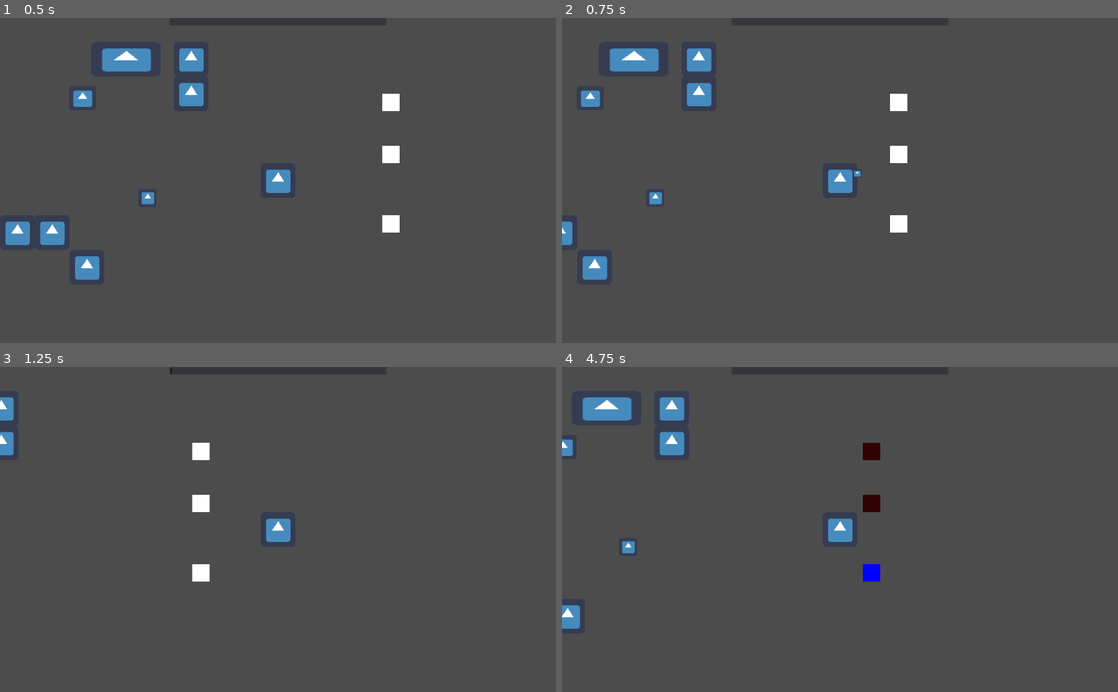
Above: before the commit, frames 1-4 (two rows, left to right).
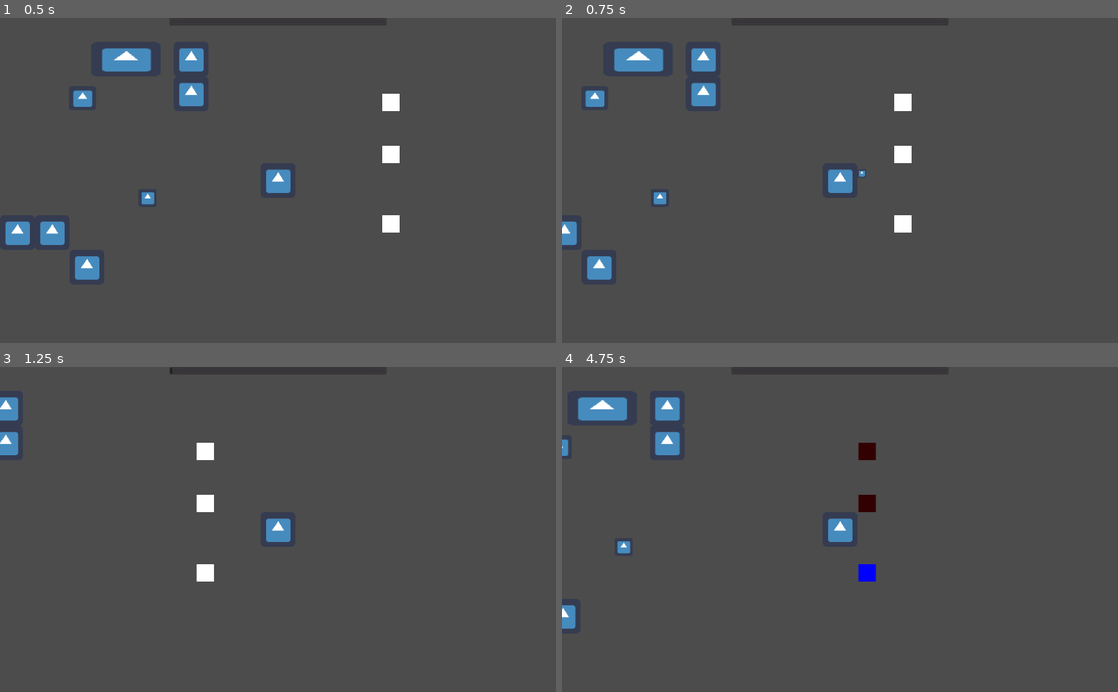
Above: after the commit, the same moments.

Repository: ljweeks/KSU_Fall2022GameJam
Game: Godot game, scene res://test.tscn
Same seed, same stepped clock (60 frames per second), same inputs: the game is played once before the commit and once after it. The engine's default icon, where the game draws it, is replaced by a stand-in: a white triangle on a blue panel in a dark square.
Inputs (mouse positions are in pixels of both pictures, inside the frame that each line leads up to):
- Up to frame 1 (0.5 s): no input
- Up to frame 2 (0.75 s): tap Enter at 0.5 s; move the mouse to (962, 164) at 0.52 s; hold D (player_right) from 0.53 s (still down); click (962, 164) at 0.6 s
- Up to frame 3 (1.25 s): keep holding D (player_right)
- Up to frame 4 (4.75 s): move the mouse to (728, 545) at 1.27 s; release D (player_right) at 1.28 s; hold S (player_down) 1.28-2.03 s; right-click (728, 545) at 1.35 s; move the mouse to (895, 458) at 2.02 s; hold D (player_right) 2.03-2.78 s; click (895, 458) at 2.1 s; move the mouse to (812, 594) at 2.77 s; hold W (player_up) 2.78-3.53 s; right-click (812, 594) at 2.85 s; tap Space at 3.5 s; move the mouse to (1006, 578) at 3.52 s; hold A (player_left) from 3.53 s (still down); click (1006, 578) at 3.6 s; move the mouse to (673, 480) at 4.27 s; right-click (673, 480) at 4.35 s

Frame 1 is identical in both runs. In frame 2, 1.3% of the frame differs, in the area x 0-63%, y 9-81%; in frame 3, 0.5%; in frame 4, 1.1%.

Commit message:
shader stuff

Diff:
--- /dev/null
+++ b/MiscResources/HeatShader.gdshader
@@ -0,0 +1,25 @@
+shader_type canvas_item;
+
+uniform float heat: hint_range(-1.0, 1.0) = 1;
+uniform vec4 heat_color: hint_color = vec4(1.0);
+uniform vec4 cold_color: hint_color = vec4(1.0);
+
+void fragment()
+{
+	float speed = clamp(heat, 0.0, 1.0);
+	float amount = clamp(heat, 0.0, 1.0)/200.0;
+	float flash_modifier = abs(heat) * (sin(TIME * 5.0)/4.0 + 0.5);
+
+	float x = sin((TIME + UV.y) * speed);
+	vec2 grid_uv = UV + vec2(x * amount, 0.0);
+
+	vec4 text = texture(TEXTURE, grid_uv);
+
+	if (speed > 0.0)
+		text.rgb = mix(text.rgb, heat_color.rgb, flash_modifier);
+	else if (heat < 0.0)
+		text.rgb = mix(text.rgb, cold_color.rgb, flash_modifier);
+
+	if (grid_uv.x < 0.0 || grid_uv.x > 1.0) COLOR = vec4(0, 0, 0, 0);
+	else COLOR = text;
+}
--- /dev/null
+++ b/MiscResources/font select.tres
@@ -0,0 +1,8 @@
+[gd_resource type="StyleBoxFlat" format=2]
+
+[resource]
+bg_color = Color( 0, 0.254902, 0.603922, 1 )
+skew = Vector2( 0.2, 0 )
+border_width_left = 20
+border_width_bottom = 5
+border_color = Color( 1, 1, 1, 1 )
--- /dev/null
+++ b/MiscResources/hacker_font.tres
@@ -0,0 +1,7 @@
+[gd_resource type="DynamicFont" load_steps=2 format=2]
+
+[ext_resource path="res://MiscResources/MadHacker-Yjz8.ttf" type="DynamicFontData" id=1]
+
+[resource]
+size = 60
+font_data = ExtResource( 1 )
--- /dev/null
+++ b/MiscResources/heat_material.tres
@@ -0,0 +1,9 @@
+[gd_resource type="ShaderMaterial" load_steps=2 format=2]
+
+[ext_resource path="res://MiscResources/HeatShader.gdshader" type="Shader" id=1]
+
+[resource]
+shader = ExtResource( 1 )
+shader_param/heat = 1.0
+shader_param/heat_color = Color( 0.839216, 0.52549, 0.0784314, 1 )
+shader_param/cold_color = Color( 0.184314, 0.678431, 0.917647, 1 )
--- /dev/null
+++ b/MiscResources/new_styleboxflat.tres
@@ -0,0 +1,7 @@
+[gd_resource type="StyleBoxFlat" format=2]
+
+[resource]
+bg_color = Color( 0, 0.337255, 0.796078, 1 )
+skew = Vector2( 0.2, 0 )
+border_width_bottom = 5
+border_color = Color( 1, 1, 1, 1 )
--- /dev/null
+++ b/OtherScenes/ShaderTest.tscn
@@ -0,0 +1,119 @@
+[gd_scene load_steps=20 format=2]
+
+[ext_resource path="res://Sprites/Firefly-Sheet.png" type="Texture" id=1]
+[ext_resource path="res://MiscResources/HeatShader.gdshader" type="Shader" id=2]
+[ext_resource path="res://MiscResources/heat_material.tres" type="Material" id=3]
+
+[sub_resource type="Shader" id=15]
+code = "shader_type canvas_item;
+
+uniform vec4 flash_color: hint_color = vec4(1.0);
+uniform float flash_modifier: hint_range(0.0, 1.0) = 1;
+
+void fragment() {
+	vec4 color = texture(TEXTURE, UV);
+	color.rgb = mix(color.rgb, flash_color.rgb, flash_modifier);
+	COLOR = color;
+}"
+
+[sub_resource type="ShaderMaterial" id=16]
+resource_local_to_scene = true
+shader = SubResource( 15 )
+shader_param/flash_color = Color( 1, 1, 1, 1 )
+shader_param/flash_modifier = 1.0
+
+[sub_resource type="AtlasTexture" id=2]
+atlas = ExtResource( 1 )
+region = Rect2( 0, 0, 32, 32 )
+
+[sub_resource type="AtlasTexture" id=3]
+atlas = ExtResource( 1 )
+region = Rect2( 32, 0, 32, 32 )
+
+[sub_resource type="AtlasTexture" id=4]
+atlas = ExtResource( 1 )
+region = Rect2( 64, 0, 32, 32 )
+
+[sub_resource type="AtlasTexture" id=5]
+atlas = ExtResource( 1 )
+region = Rect2( 96, 0, 32, 32 )
+
+[sub_resource type="AtlasTexture" id=6]
+atlas = ExtResource( 1 )
+region = Rect2( 128, 0, 32, 32 )
+
+[sub_resource type="AtlasTexture" id=7]
+atlas = ExtResource( 1 )
+region = Rect2( 160, 0, 32, 32 )
+
+[sub_resource type="AtlasTexture" id=8]
+atlas = ExtResource( 1 )
+region = Rect2( 192, 0, 32, 32 )
+
+[sub_resource type="AtlasTexture" id=9]
+atlas = ExtResource( 1 )
+region = Rect2( 224, 0, 32, 32 )
+
+[sub_resource type="AtlasTexture" id=10]
+atlas = ExtResource( 1 )
+region = Rect2( 256, 0, 32, 32 )
+
+[sub_resource type="AtlasTexture" id=11]
+atlas = ExtResource( 1 )
+region = Rect2( 288, 0, 32, 32 )
+
+[sub_resource type="AtlasTexture" id=12]
+atlas = ExtResource( 1 )
+region = Rect2( 320, 0, 32, 32 )
+
+[sub_resource type="AtlasTexture" id=13]
+atlas = ExtResource( 1 )
+region = Rect2( 352, 0, 32, 32 )
+
+[sub_resource type="SpriteFrames" id=14]
+animations = [ {
+"frames": [ SubResource( 2 ), SubResource( 3 ), SubResource( 4 ), SubResource( 5 ), SubResource( 6 ), SubResource( 7 ), SubResource( 8 ), SubResource( 9 ), SubResource( 10 ), SubResource( 11 ), SubResource( 12 ), SubResource( 13 ) ],
+"loop": true,
+"name": "FireFlyAnimation",
+"speed": 5.0
+}, {
+"frames": [  ],
+"loop": true,
+"name": "default",
+"speed": 5.0
+} ]
+
+[sub_resource type="ShaderMaterial" id=18]
+shader = ExtResource( 2 )
+shader_param/heat = 1.0
+shader_param/heat_color = Color( 1, 1, 1, 1 )
+shader_param/cold_color = Color( 1, 1, 1, 1 )
+
+[node name="Node2D" type="Node2D"]
+rotation = 0.000617316
+
+[node name="animatedSprite" type="AnimatedSprite" parent="."]
+material = SubResource( 16 )
+position = Vector2( 333, 255 )
+frames = SubResource( 14 )
+animation = "FireFlyAnimation"
+frame = 7
+playing = true
+
+[node name="animatedSprite2" type="AnimatedSprite" parent="."]
+material = SubResource( 18 )
+position = Vector2( 395, 253 )
+rotation = 0.831314
+frames = SubResource( 14 )
+animation = "FireFlyAnimation"
+frame = 7
+playing = true
+
+[node name="animatedSprite3" type="AnimatedSprite" parent="."]
+material = ExtResource( 3 )
+position = Vector2( 446.162, 261.725 )
+rotation = 0.00038192
+frames = SubResource( 14 )
+animation = "FireFlyAnimation"
+frame = 6
+playing = true
--- /dev/null
+++ b/OtherScenes/TitleButton.gd
@@ -0,0 +1,7 @@
+extends Button
+
+
+
+
+func _on_Button_pressed():
+	get_tree().change_scene("res://test.tscn")
--- a/OtherScenes/TitleScreen.tscn
+++ b/OtherScenes/TitleScreen.tscn
@@ -1,5 +1,29 @@
-[gd_scene format=2]
+[gd_scene load_steps=5 format=2]
+
+[ext_resource path="res://MiscResources/hacker_font.tres" type="DynamicFont" id=1]
+[ext_resource path="res://MiscResources/new_styleboxflat.tres" type="StyleBox" id=2]
+[ext_resource path="res://MiscResources/font select.tres" type="StyleBox" id=3]
+[ext_resource path="res://OtherScenes/TitleButton.gd" type="Script" id=4]
 
 [node name="Control" type="Control"]
 anchor_right = 1.0
 anchor_bottom = 1.0
+
+[node name="Button" type="Button" parent="."]
+anchor_left = 1.0
+anchor_top = 0.5
+anchor_right = 1.0
+anchor_bottom = 0.5
+margin_left = -312.0
+margin_top = -36.0
+margin_right = -82.0
+margin_bottom = 62.0
+size_flags_vertical = 3
+custom_fonts/font = ExtResource( 1 )
+custom_styles/hover = ExtResource( 3 )
+custom_styles/pressed = ExtResource( 3 )
+custom_styles/normal = ExtResource( 2 )
+text = "Play"
+script = ExtResource( 4 )
+
+[connection signal="pressed" from="Button" to="Button" method="_on_Button_pressed"]
--- a/Player.gd
+++ b/Player.gd
@@ -70,4 +70,6 @@
 func _process(delta):
 	user_input()
 	shoot(delta)
+
+func _physics_process(delta):
 	velocity = move_and_slide(velocity)
Binary file added: MiscResources/MadHacker-Yjz8.ttf
Not shown, added: New Text Document.txt
